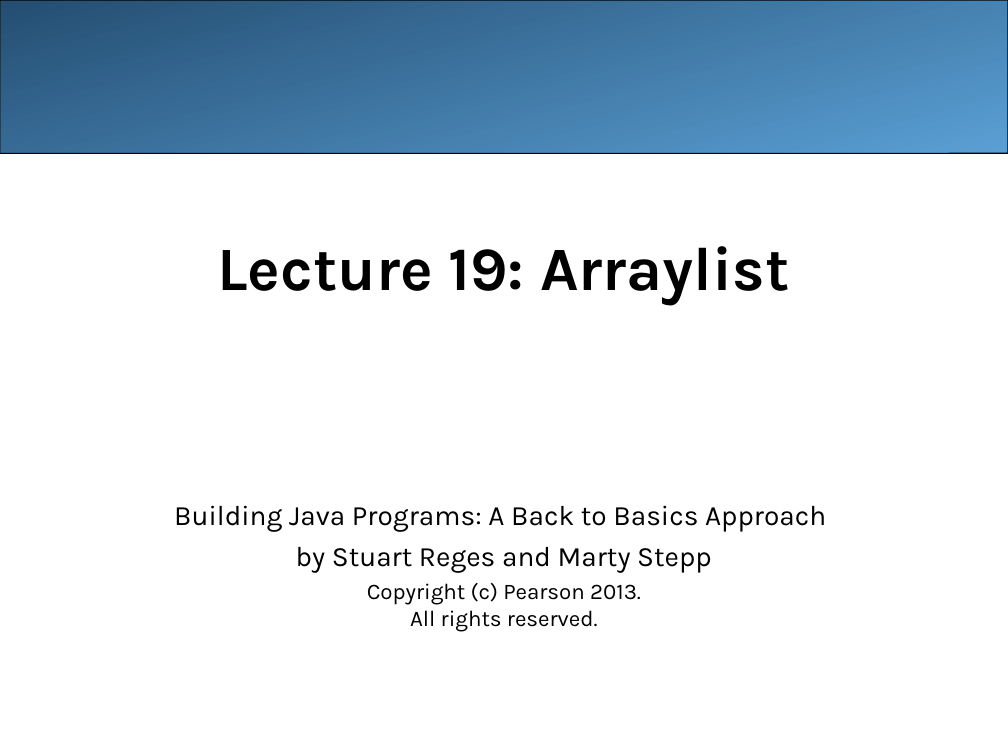
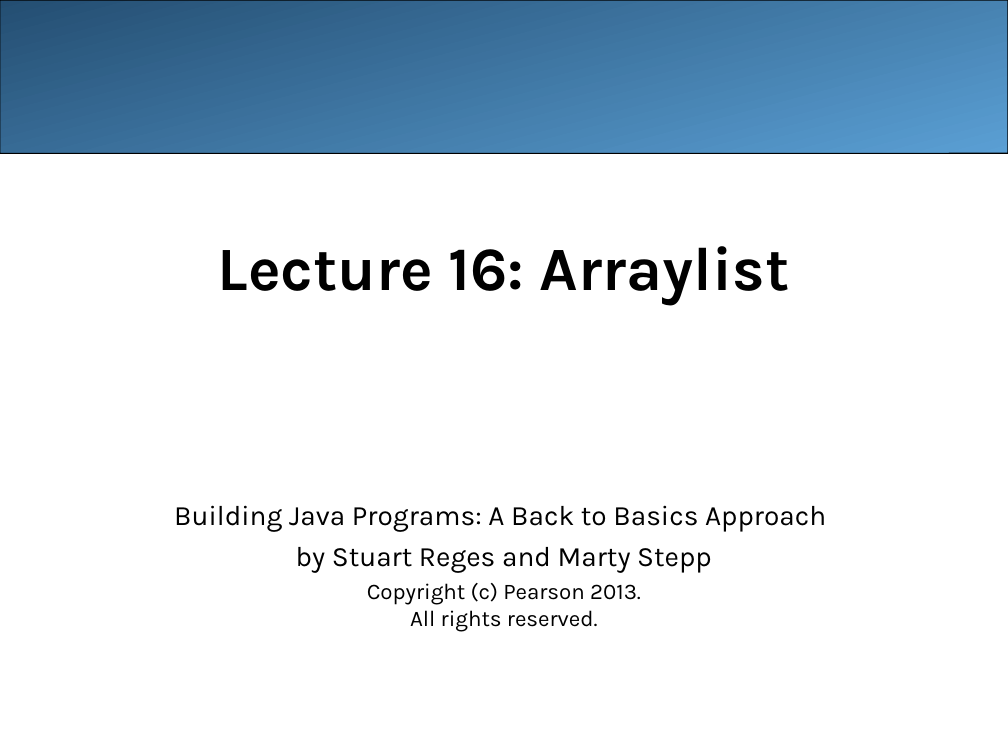
Before and after one commit to LongBaoNguyen/longbaonguyen.github.io, a slide deck: slide 1 of courses/apcsa/lecture16.ppt. Drawn at 1008x756 pixels with LibreOffice and Linux fonts; fonts in the diff are those of the drawing. Boxes give left, top, right and bottom in pixels: in the first picture for what was removed or moved away, otherwise in the second. Text is boxed around its words. In the diff, an @@ line names an element or a change of style, - is before the commit and + after.

Commit message:
arraylist

```diff
--- a/courses/apcsa/lecture16.ppt
+++ b/courses/apcsa/lecture16.ppt
@@ title at (218, 246, 789, 305): text changed @@
-Lecture 19: Arraylist
+Lecture 16: Arraylist
```
Also in this commit, not shown: 28 other slides changed, 3 slides added, 1 slide removed, 4 other files.
